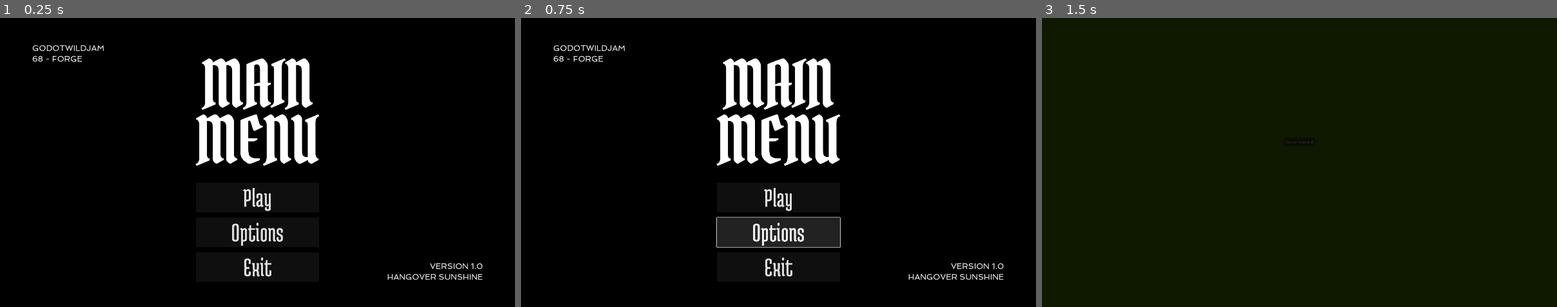
Above: before the commit, frames 1-3 (left to right).
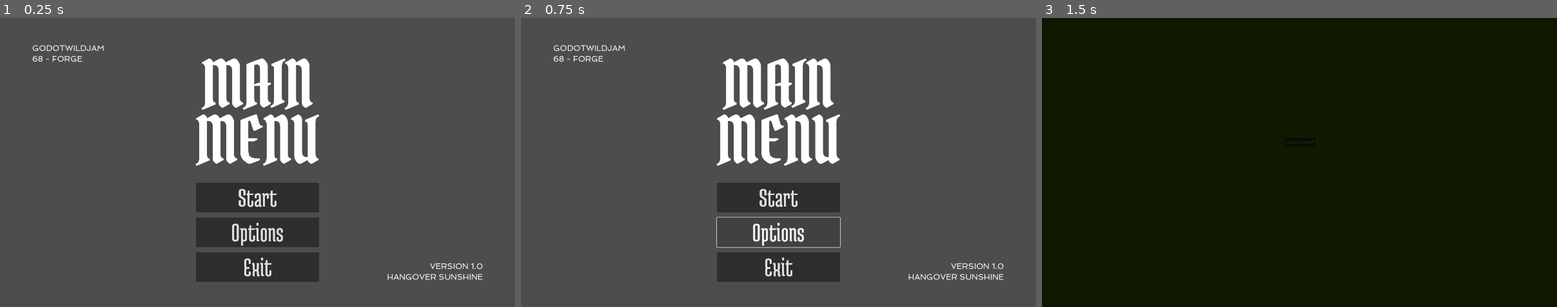
Above: after the commit, the same moments.

Repository: Hangover-Sunshine/KATAMARI-MEATBALL
Game: Godot game, scene res://scenes/Menus/Main_Menu.tscn
Two runs of this game, one before a commit and one after it. Both use one fixed random seed, a clock stepped at 60 frames per second and the inputs below. Before the commit the project starts from res://scenes/menus/Hub_Menu.tscn.
Inputs (mouse positions are in pixels of both pictures, inside the frame that each line leads up to):
- Up to frame 1 (0.25 s): no input
- Up to frame 2 (0.75 s): click "Options" at 0.5 s
- Up to frame 3 (1.5 s): click (1299, 197) at 1.25 s, where only the run before the commit has a clickable "Play"

The runs differ from the first frame. In frame 1, 95% of the frame differs, in the area x 0-100%, y 0-100%; in frame 2, 95%; in frame 3, nothing differs.

Commit message:
Menu Collection Push
1) Added game over and pause menu
2) Added some scene switching functionality when applicable

Diff:
--- a/project.godot
+++ b/project.godot
@@ -11,7 +11,7 @@
 [application]
 
 config/name="GWJ 68"
-run/main_scene="res://scenes/Menus/Hub_Menu.tscn"
+run/main_scene="res://scenes/Menus/Main_Menu.tscn"
 config/features=PackedStringArray("4.2", "Forward Plus")
 config/icon="res://_SYSTEM/HS_DesktopIcon.png"
 config/windows_native_icon="res://_SYSTEM/Windows/icon.ico"
--- a/scenes/Menus/Main_Menu.tscn
+++ b/scenes/Menus/Main_Menu.tscn
@@ -31,7 +31,7 @@
 [node name="MainMenu" type="Control" parent="MarginContainer"]
 layout_mode = 2
 
-[node name="DeveloperInfo2" type="Label" parent="MarginContainer/MainMenu"]
+[node name="GWJ68" type="Label" parent="MarginContainer/MainMenu"]
 layout_mode = 2
 offset_right = 1680.0
 offset_bottom = 77.0
@@ -59,6 +59,7 @@
 layout_mode = 2
 offset_right = 1680.0
 offset_bottom = 892.0
+alignment = 1
 
 [node name="MM_Title" type="Label" parent="MarginContainer/MainMenu/MM_VBoxContainer"]
 layout_mode = 2
@@ -78,21 +79,21 @@
 theme_override_constants/separation = 20
 alignment = 1
 
-[node name="MM_PLAY" type="Button" parent="MarginContainer/MainMenu/MM_VBoxContainer/MM_HBoxContainer/MM_VBoxContainer"]
+[node name="MM_Start" type="Button" parent="MarginContainer/MainMenu/MM_VBoxContainer/MM_HBoxContainer/MM_VBoxContainer"]
 custom_minimum_size = Vector2(460, 0)
 layout_mode = 2
 theme_override_fonts/font = ExtResource("2_ox4r2")
 theme_override_font_sizes/font_size = 100
-text = "Play"
+text = "Start"
 
-[node name="MM_OPTIONS" type="Button" parent="MarginContainer/MainMenu/MM_VBoxContainer/MM_HBoxContainer/MM_VBoxContainer"]
+[node name="MM_Options" type="Button" parent="MarginContainer/MainMenu/MM_VBoxContainer/MM_HBoxContainer/MM_VBoxContainer"]
 custom_minimum_size = Vector2(460, 0)
 layout_mode = 2
 theme_override_fonts/font = ExtResource("2_ox4r2")
 theme_override_font_sizes/font_size = 100
 text = "Options"
 
-[node name="MM_LEAVE" type="Button" parent="MarginContainer/MainMenu/MM_VBoxContainer/MM_HBoxContainer/MM_VBoxContainer"]
+[node name="MM_Exit" type="Button" parent="MarginContainer/MainMenu/MM_VBoxContainer/MM_HBoxContainer/MM_VBoxContainer"]
 custom_minimum_size = Vector2(460, 0)
 layout_mode = 2
 theme_override_fonts/font = ExtResource("2_ox4r2")
--- /dev/null
+++ b/scenes/menus/Game_Over.gd
@@ -0,0 +1,17 @@
+extends Control
+
+@onready var go_retry = $MarginContainer/MainMenu/PM_VBoxContainer/GO_HBoxContainer/GO_Retry
+@onready var go_leave = $MarginContainer/MainMenu/PM_VBoxContainer/GO_HBoxContainer/GO_Leave
+
+@onready var start_level = preload("res://scenes/MainScene.tscn") as PackedScene
+@onready var main_menu = preload("res://scenes/menus/Hub_Menu.tscn") as PackedScene
+# Called when the node enters the scene tree for the first time.
+func _ready():
+	go_retry.button_down.connect(on_retry_pressed)
+	go_leave.button_down.connect(on_leave_pressed)
+
+func on_retry_pressed() -> void:
+	get_tree().change_scene_to_packed(start_level)
+
+func on_leave_pressed() -> void:
+	get_tree().change_scene_to_packed(main_menu)
--- /dev/null
+++ b/scenes/menus/Game_Over.tscn
@@ -0,0 +1,134 @@
+[gd_scene load_steps=4 format=3 uid="uid://cfaav2r3gbjnr"]
+
+[ext_resource type="Script" path="res://scenes/menus/Game_Over.gd" id="1_f26fg"]
+[ext_resource type="FontFile" uid="uid://bq3ebwt2pq467" path="res://assets/fonts/PirataOne.ttf" id="3_emsji"]
+[ext_resource type="FontFile" uid="uid://bscormhptftiq" path="res://assets/fonts/MedulaOne.ttf" id="4_gs1r7"]
+
+[node name="PauseMenu" type="Control"]
+layout_mode = 3
+anchors_preset = 15
+anchor_right = 1.0
+anchor_bottom = 1.0
+grow_horizontal = 2
+grow_vertical = 2
+script = ExtResource("1_f26fg")
+
+[node name="ColorRect" type="ColorRect" parent="."]
+layout_mode = 2
+offset_right = 1920.0
+offset_bottom = 1080.0
+color = Color(0, 0, 0, 0.392157)
+
+[node name="MarginContainer" type="MarginContainer" parent="."]
+layout_mode = 1
+anchors_preset = 15
+anchor_right = 1.0
+anchor_bottom = 1.0
+offset_top = -26.0
+offset_bottom = 26.0
+grow_horizontal = 2
+grow_vertical = 2
+theme_override_constants/margin_left = 120
+theme_override_constants/margin_top = 120
+theme_override_constants/margin_right = 120
+theme_override_constants/margin_bottom = 120
+
+[node name="MainMenu" type="Control" parent="MarginContainer"]
+layout_mode = 2
+
+[node name="PM_VBoxContainer" type="VBoxContainer" parent="MarginContainer/MainMenu"]
+layout_mode = 2
+offset_right = 1680.0
+offset_bottom = 892.0
+theme_override_constants/separation = 10
+alignment = 1
+
+[node name="GO_Title" type="Label" parent="MarginContainer/MainMenu/PM_VBoxContainer"]
+layout_mode = 2
+theme_override_constants/line_spacing = -100
+theme_override_fonts/font = ExtResource("3_emsji")
+theme_override_font_sizes/font_size = 240
+text = "SUCCESS or FAILURE"
+horizontal_alignment = 1
+
+[node name="GO_Cultists" type="HBoxContainer" parent="MarginContainer/MainMenu/PM_VBoxContainer"]
+layout_mode = 2
+theme_override_constants/separation = 50
+alignment = 1
+
+[node name="GO_Cult" type="Label" parent="MarginContainer/MainMenu/PM_VBoxContainer/GO_Cultists"]
+layout_mode = 2
+theme_override_constants/line_spacing = -100
+theme_override_fonts/font = ExtResource("4_gs1r7")
+theme_override_font_sizes/font_size = 100
+text = "Cultists Killed"
+horizontal_alignment = 1
+
+[node name="GO_Cult_Kills" type="Label" parent="MarginContainer/MainMenu/PM_VBoxContainer/GO_Cultists"]
+layout_mode = 2
+theme_override_constants/line_spacing = -100
+theme_override_fonts/font = ExtResource("4_gs1r7")
+theme_override_font_sizes/font_size = 100
+text = "0"
+horizontal_alignment = 1
+
+[node name="GO_Heroes" type="HBoxContainer" parent="MarginContainer/MainMenu/PM_VBoxContainer"]
+layout_mode = 2
+theme_override_constants/separation = 50
+alignment = 1
+
+[node name="GO_Hero" type="Label" parent="MarginContainer/MainMenu/PM_VBoxContainer/GO_Heroes"]
+layout_mode = 2
+theme_override_constants/line_spacing = -100
+theme_override_fonts/font = ExtResource("4_gs1r7")
+theme_override_font_sizes/font_size = 100
+text = "Heroes Killed"
+horizontal_alignment = 1
+
+[node name="GO_Hero_Kills" type="Label" parent="MarginContainer/MainMenu/PM_VBoxContainer/GO_Heroes"]
+layout_mode = 2
+theme_override_constants/line_spacing = -100
+theme_override_fonts/font = ExtResource("4_gs1r7")
+theme_override_font_sizes/font_size = 100
+text = "0"
+horizontal_alignment = 1
+
+[node name="GO_Civilians" type="HBoxContainer" parent="MarginContainer/MainMenu/PM_VBoxContainer"]
+layout_mode = 2
+theme_override_constants/separation = 50
+alignment = 1
+
+[node name="GO_Civil" type="Label" parent="MarginContainer/MainMenu/PM_VBoxContainer/GO_Civilians"]
+layout_mode = 2
+theme_override_constants/line_spacing = -100
+theme_override_fonts/font = ExtResource("4_gs1r7")
+theme_override_font_sizes/font_size = 100
+text = "Civilians Killed"
+horizontal_alignment = 1
+
+[node name="GO_Civil_Kills" type="Label" parent="MarginContainer/MainMenu/PM_VBoxContainer/GO_Civilians"]
+layout_mode = 2
+theme_override_constants/line_spacing = -100
+theme_override_fonts/font = ExtResource("4_gs1r7")
+theme_override_font_sizes/font_size = 100
+text = "0"
+horizontal_alignment = 1
+
+[node name="GO_HBoxContainer" type="HBoxContainer" parent="MarginContainer/MainMenu/PM_VBoxContainer"]
+layout_mode = 2
+theme_override_constants/separation = 20
+alignment = 1
+
+[node name="GO_Retry" type="Button" parent="MarginContainer/MainMenu/PM_VBoxContainer/GO_HBoxContainer"]
+custom_minimum_size = Vector2(460, 0)
+layout_mode = 2
+theme_override_fonts/font = ExtResource("4_gs1r7")
+theme_override_font_sizes/font_size = 100
+text = "Retry"
+
+[node name="GO_Leave" type="Button" parent="MarginContainer/MainMenu/PM_VBoxContainer/GO_HBoxContainer"]
+custom_minimum_size = Vector2(460, 0)
+layout_mode = 2
+theme_override_fonts/font = ExtResource("4_gs1r7")
+theme_override_font_sizes/font_size = 100
+text = "Leave"
--- a/scenes/menus/Hub_Menu.tscn
+++ b/scenes/menus/Hub_Menu.tscn
@@ -18,13 +18,13 @@
 offset_bottom = 1080.0
 color = Color(0, 0, 0, 1)
 
+[node name="SplashMenu" parent="." instance=ExtResource("3_w588a")]
+visible = false
+layout_mode = 1
+
 [node name="MainMenu" parent="." instance=ExtResource("1_nfybi")]
 layout_mode = 1
 
 [node name="OptionsMenu" parent="." instance=ExtResource("2_t1vus")]
 visible = false
 layout_mode = 1
-
-[node name="SplashMenu" parent="." instance=ExtResource("3_w588a")]
-visible = false
-layout_mode = 1
--- /dev/null
+++ b/scenes/menus/Pause_Menu.tscn
@@ -0,0 +1,118 @@
+[gd_scene load_steps=6 format=3 uid="uid://qombbu5s0f57"]
+
+[ext_resource type="Script" path="res://scripts/menus/Pause_Menu.gd" id="1_vmxwa"]
+[ext_resource type="FontFile" uid="uid://sesjq0p2svxy" path="res://assets/fonts/Spinnaker.ttf" id="2_hhonm"]
+[ext_resource type="FontFile" uid="uid://bq3ebwt2pq467" path="res://assets/fonts/PirataOne.ttf" id="3_2dr2l"]
+[ext_resource type="FontFile" uid="uid://bscormhptftiq" path="res://assets/fonts/MedulaOne.ttf" id="4_cjxlq"]
+[ext_resource type="PackedScene" uid="uid://3hktxq1p4qdr" path="res://scenes/menus/Options_Menu.tscn" id="5_80sc3"]
+
+[node name="PauseMenu" type="Control"]
+layout_mode = 3
+anchors_preset = 15
+anchor_right = 1.0
+anchor_bottom = 1.0
+grow_horizontal = 2
+grow_vertical = 2
+script = ExtResource("1_vmxwa")
+
+[node name="ColorRect" type="ColorRect" parent="."]
+layout_mode = 2
+offset_right = 1920.0
+offset_bottom = 1080.0
+color = Color(0, 0, 0, 0.392157)
+
+[node name="PauseMenu_Holder" type="Control" parent="."]
+anchors_preset = 0
+offset_right = 40.0
+offset_bottom = 40.0
+
+[node name="MarginContainer" type="MarginContainer" parent="PauseMenu_Holder"]
+layout_mode = 1
+anchors_preset = 15
+anchor_right = 1.0
+anchor_bottom = 1.0
+offset_top = -26.0
+offset_right = 200.0
+offset_bottom = 174.0
+grow_horizontal = 2
+grow_vertical = 2
+theme_override_constants/margin_left = 120
+theme_override_constants/margin_top = 120
+theme_override_constants/margin_right = 120
+theme_override_constants/margin_bottom = 120
+
+[node name="PauseMenu" type="Control" parent="PauseMenu_Holder/MarginContainer"]
+layout_mode = 2
+
+[node name="GWJ68" type="Label" parent="PauseMenu_Holder/MarginContainer/PauseMenu"]
+layout_mode = 2
+offset_right = 1680.0
+offset_bottom = 77.0
+size_flags_vertical = 0
+theme_override_fonts/font = ExtResource("2_hhonm")
+theme_override_font_sizes/font_size = 30
+text = "GODOTWILDJAM
+68 - FORGE"
+vertical_alignment = 2
+
+[node name="DeveloperInfo" type="Label" parent="PauseMenu_Holder/MarginContainer/PauseMenu"]
+layout_mode = 2
+offset_top = 815.0
+offset_right = 1680.0
+offset_bottom = 892.0
+size_flags_vertical = 8
+theme_override_fonts/font = ExtResource("2_hhonm")
+theme_override_font_sizes/font_size = 30
+text = "VERSION 1.0
+HANGOVER SUNSHINE"
+horizontal_alignment = 2
+vertical_alignment = 2
+
+[node name="PM_VBoxContainer" type="VBoxContainer" parent="PauseMenu_Holder/MarginContainer/PauseMenu"]
+layout_mode = 2
+offset_right = 1680.0
+offset_bottom = 892.0
+theme_override_constants/separation = 50
+alignment = 1
+
+[node name="PM_Title" type="Label" parent="PauseMenu_Holder/MarginContainer/PauseMenu/PM_VBoxContainer"]
+layout_mode = 2
+theme_override_constants/line_spacing = -100
+theme_override_fonts/font = ExtResource("3_2dr2l")
+theme_override_font_sizes/font_size = 240
+text = "Paused"
+horizontal_alignment = 1
+
+[node name="PM_HBoxContainer" type="HBoxContainer" parent="PauseMenu_Holder/MarginContainer/PauseMenu/PM_VBoxContainer"]
+layout_mode = 2
+alignment = 1
+
+[node name="PM_VBoxContainer" type="VBoxContainer" parent="PauseMenu_Holder/MarginContainer/PauseMenu/PM_VBoxContainer/PM_HBoxContainer"]
+layout_mode = 2
+theme_override_constants/separation = 20
+alignment = 1
+
+[node name="PM_Continue" type="Button" parent="PauseMenu_Holder/MarginContainer/PauseMenu/PM_VBoxContainer/PM_HBoxContainer/PM_VBoxContainer"]
+custom_minimum_size = Vector2(460, 0)
+layout_mode = 2
+theme_override_fonts/font = ExtResource("4_cjxlq")
+theme_override_font_sizes/font_size = 100
+text = "Continue"
+
+[node name="PM_Options" type="Button" parent="PauseMenu_Holder/MarginContainer/PauseMenu/PM_VBoxContainer/PM_HBoxContainer/PM_VBoxContainer"]
+custom_minimum_size = Vector2(460, 0)
+layout_mode = 2
+theme_override_fonts/font = ExtResource("4_cjxlq")
+theme_override_font_sizes/font_size = 100
+text = "Options"
+
+[node name="PM_Leave" type="Button" parent="PauseMenu_Holder/MarginContainer/PauseMenu/PM_VBoxContainer/PM_HBoxContainer/PM_VBoxContainer"]
+custom_minimum_size = Vector2(460, 0)
+layout_mode = 2
+theme_override_fonts/font = ExtResource("4_cjxlq")
+theme_override_font_sizes/font_size = 100
+text = "Leave"
+
+[node name="OptionsMenu" parent="." instance=ExtResource("5_80sc3")]
+visible = false
+layout_mode = 1
--- a/scripts/menus/Main_Menu.gd
+++ b/scripts/menus/Main_Menu.gd
@@ -1,17 +1,17 @@
 class_name MainMenu
 extends Control
 
-@onready var mm_play = $MarginContainer/MainMenu/MM_VBoxContainer/MM_HBoxContainer/MM_VBoxContainer/MM_PLAY
-@onready var mm_options = $MarginContainer/MainMenu/MM_VBoxContainer/MM_HBoxContainer/MM_VBoxContainer/MM_OPTIONS
-@onready var mm_leave = $MarginContainer/MainMenu/MM_VBoxContainer/MM_HBoxContainer/MM_VBoxContainer/MM_LEAVE
+@onready var mm_start = $MarginContainer/MainMenu/MM_VBoxContainer/MM_HBoxContainer/MM_VBoxContainer/MM_Start
+@onready var mm_options = $MarginContainer/MainMenu/MM_VBoxContainer/MM_HBoxContainer/MM_VBoxContainer/MM_Options
+@onready var mm_leave = $MarginContainer/MainMenu/MM_VBoxContainer/MM_HBoxContainer/MM_VBoxContainer/MM_Exit
 @onready var start_level = preload("res://scenes/MainScene.tscn") as PackedScene
 
 # Called when the node enters the scene tree for the first time.
 func _ready():
-	mm_play.button_down.connect(on_play_pressed)
+	mm_start.button_down.connect(on_start_pressed)
 	mm_leave.button_down.connect(on_exit_pressed)
 
-func on_play_pressed() -> void:
+func on_start_pressed() -> void:
 	get_tree().change_scene_to_packed(start_level)
 
 func on_exit_pressed() -> void:
--- /dev/null
+++ b/scripts/menus/Pause_Menu.gd
@@ -0,0 +1,14 @@
+extends Control
+
+@onready var pm_continue = $PauseMenu_Holder/MarginContainer/PauseMenu/PM_VBoxContainer/PM_HBoxContainer/PM_VBoxContainer/PM_Continue
+@onready var pm_options = $PauseMenu_Holder/MarginContainer/PauseMenu/PM_VBoxContainer/PM_HBoxContainer/PM_VBoxContainer/PM_Options
+@onready var pm_leave = $PauseMenu_Holder/MarginContainer/PauseMenu/PM_VBoxContainer/PM_HBoxContainer/PM_VBoxContainer/PM_Leave
+
+@onready var main_menu = preload("res://scenes/menus/Hub_Menu.tscn") as PackedScene
+
+# Called when the node enters the scene tree for the first time.
+func _ready():
+	pm_leave.button_down.connect(on_leave_pressed)
+
+func on_leave_pressed() -> void:
+	get_tree().change_scene_to_packed(main_menu)
